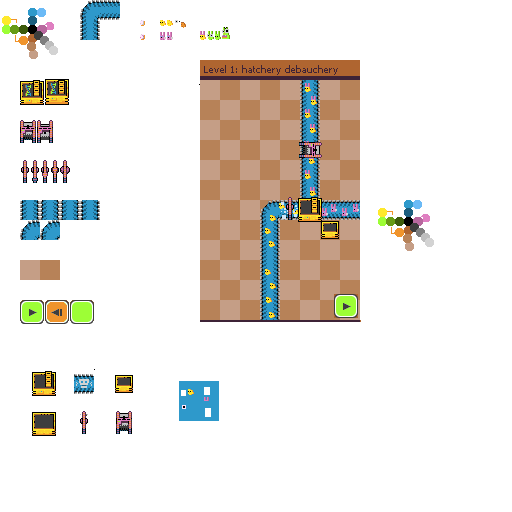
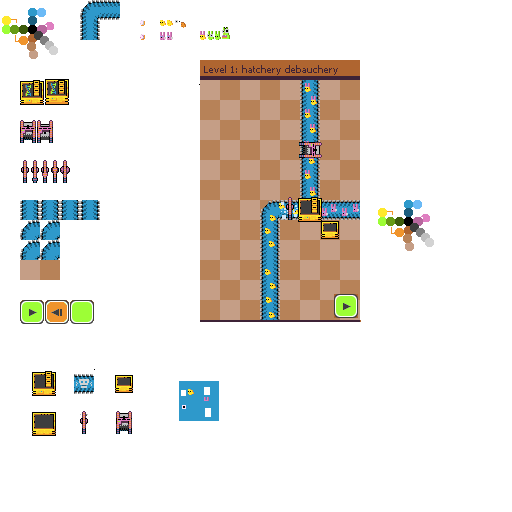
The second 512 x 512 image is a revision of the first. Changes to its layers:
painted on "Background" over <box>20,240,60,260</box>
